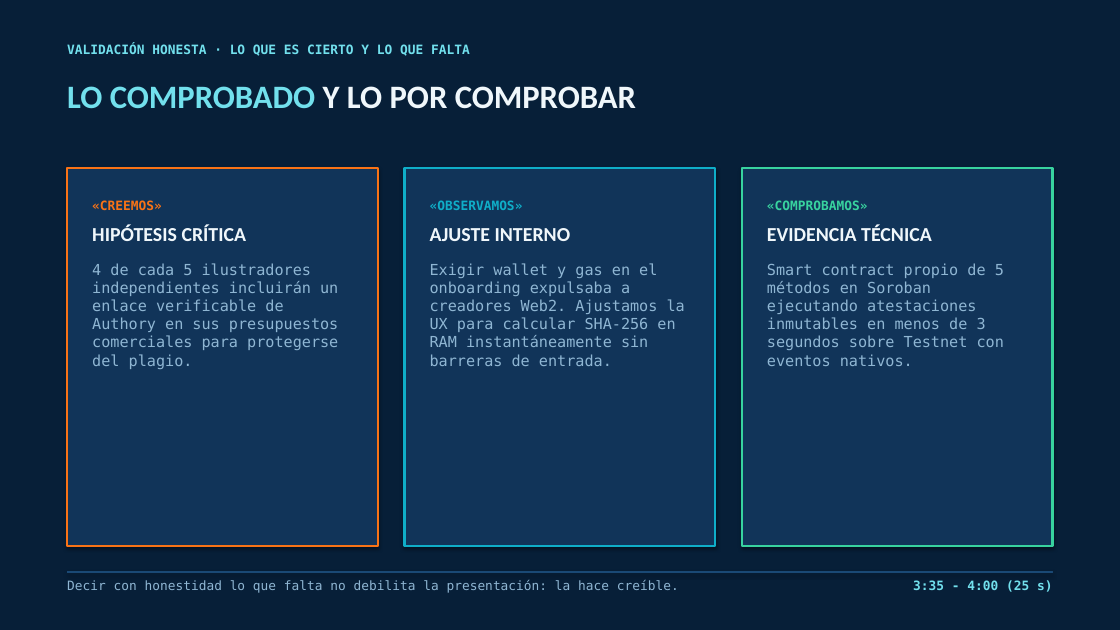
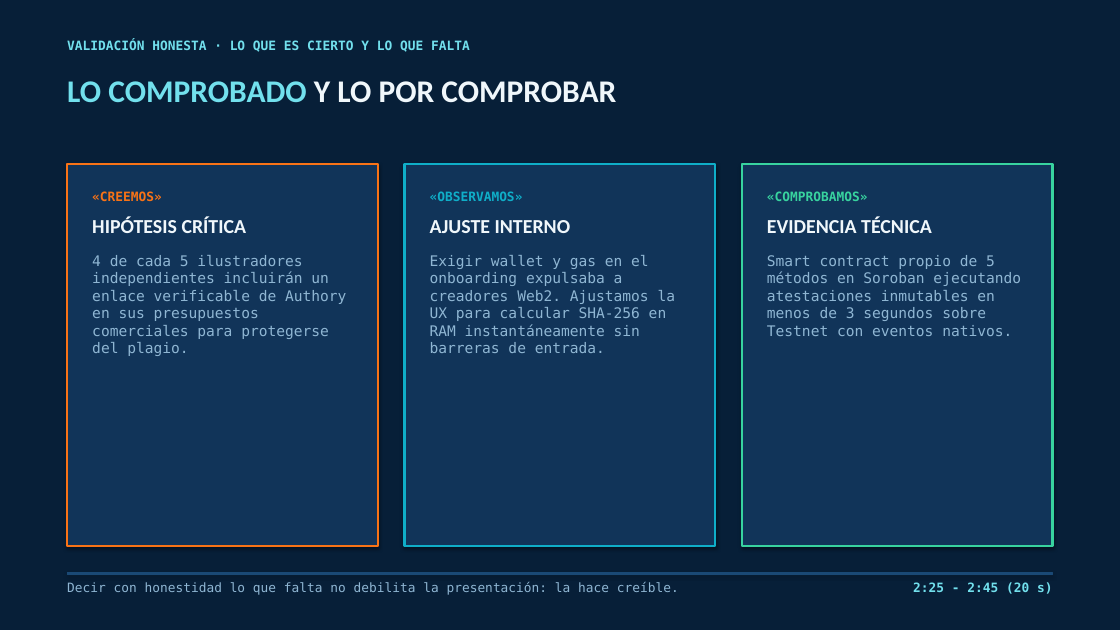
Before and after one commit to aeh-bonilla/authority, a slide deck: slide 6 of docs/semana5/Authory_Demo_Day_Stellar.pptx (slide 7 before the commit). Drawn at 1120x630 pixels with LibreOffice and Linux fonts; fonts in the diff are those of the drawing. Boxes give left, top, right and bottom in pixels: in the first picture for what was removed or moved away, otherwise in the second. Text is boxed around its words. In the diff, an @@ line names an element or a change of style, - is before the commit and + after.

```diff
--- a/docs/semana5/Authory_Demo_Day_Stellar.pptx
+++ b/docs/semana5/Authory_Demo_Day_Stellar.pptx
@@ text "VALIDACIÓN HONESTA · LO QUE ...": place and size @@
-text "VALIDACIÓN HONESTA · LO QUE ..." at (67,44,470,56)
+text "VALIDACIÓN HONESTA · LO QUE ..." at (67,40,470,52)
@@ text "LO COMPROBADO Y LO POR ..." at (67,81,616,103): size 28 to 27 pt @@
@@ rectangle: place and size @@
-rectangle at (67,168,378,546)
+rectangle at (67,164,378,546)
@@ rectangle: place and size @@
-rectangle at (405,168,716,546)
+rectangle at (405,164,716,546)
@@ rectangle: place and size @@
-rectangle at (742,168,1053,546)
+rectangle at (742,164,1053,546)
@@ text "«CREEMOS»": place and size @@
-text "«CREEMOS»" at (92,200,338,369)
+text "«CREEMOS»" at (92,191,346,356)
@@ text "«OBSERVAMOS»": place and size @@
-text "«OBSERVAMOS»" at (430,200,685,366)
+text "«OBSERVAMOS»" at (430,191,676,353)
@@ text "«COMPROBAMOS»": place and size @@
-text "«COMPROBAMOS»" at (767,200,1004,366)
+text "«COMPROBAMOS»" at (767,191,1021,336)
@@ text at (92,255,346,356): size 13 to 12.5 pt in "4 de cada 5 ilustradores independientes incluirán ..." @@
@@ text at (430,255,676,353): size 13 to 12.5 pt in "Exigir wallet y gas en el onboarding ..." @@
@@ text at (767,255,1021,336): size 13 to 12.5 pt in "Smart contract propio de 5 métodos en ..." @@
@@ text at (913,582,1052,594): text changed @@
-3:35 - 4:00 (25 s)
+2:25 - 2:45 (20 s)
```
Also in this commit, not shown: 7 other slides changed, 1 slide added, 3 other files.
